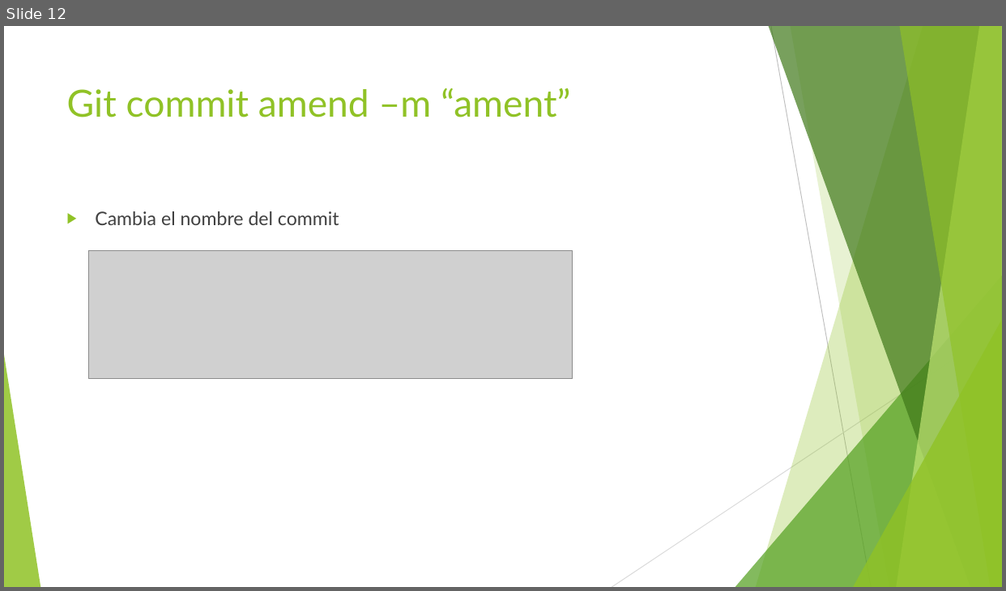
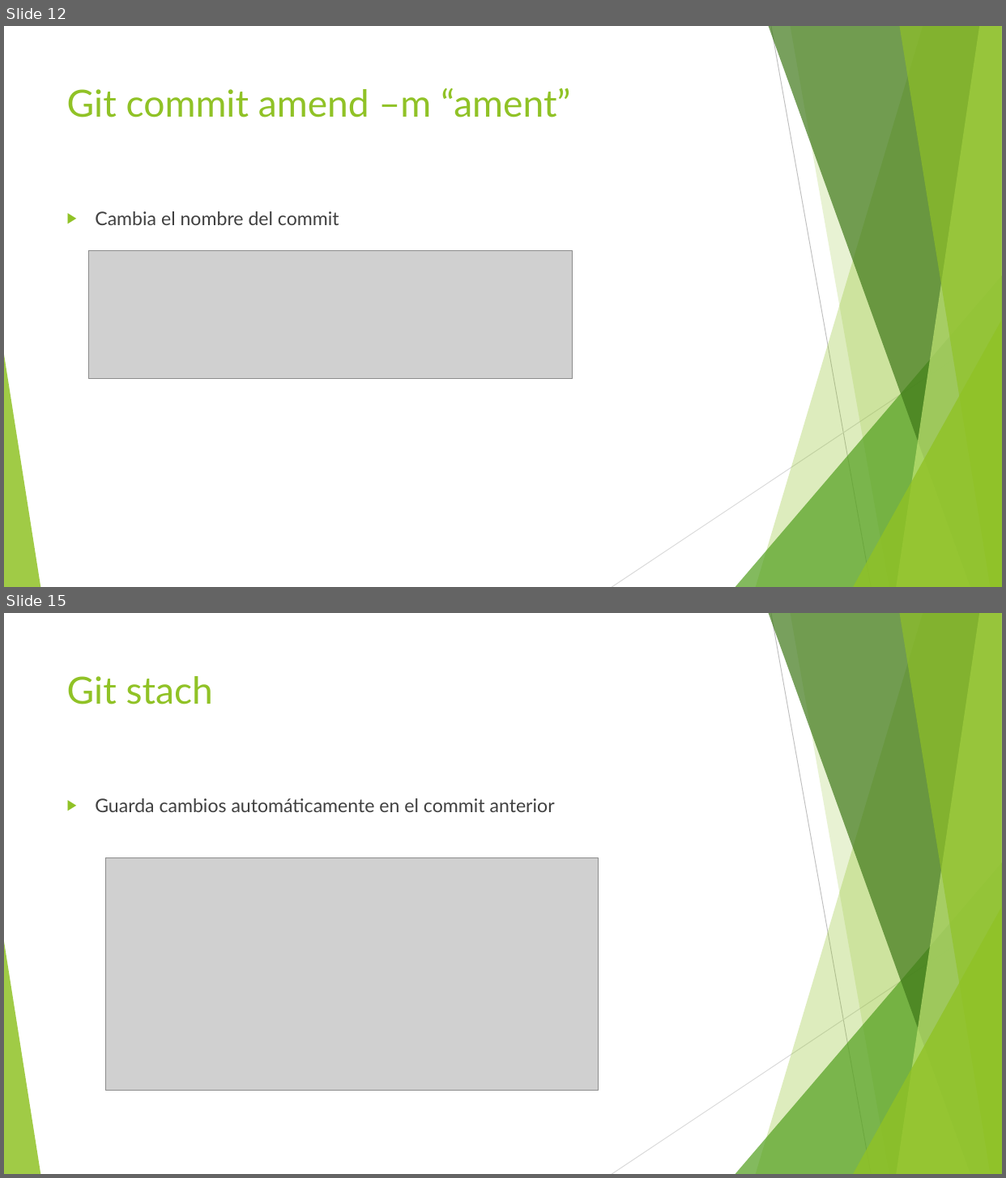
Before and after one commit to Benjamin98100/Benja-Activity21062022, a slide deck: Practica Git y GitHub.pptx. Shown one above the other, each under a label of ours: slide 12 before the commit, slides 12 and 15 after it; the slides between them are not shown. The pictures are 1006x591 and 1006x1178 pixels, drawn with LibreOffice and Linux fonts; fonts in the diff are those of the drawing; grey boxes stand for pictures. Boxes give left, top, right and bottom in pixels: in the first picture for what was removed or moved away, otherwise in the second. Text is boxed around its words. In the diff, an @@ line names an element or a change of style, - is before the commit and + after.

```diff
--- a/Practica Git y GitHub.pptx
+++ b/Practica Git y GitHub.pptx
@@ slide 15 added at box(4, 613, 1002, 1174), background #FFFFFF; not listed: 10 template elements that a slide beside it also shows @@
@@ title added at box(67, 676, 213, 705), 36 pt, text #90C226 @@
+Git stach
@@ text added at box(95, 798, 555, 812), 18 pt, text #404040 @@
+▶ Guarda cambios automáticamente en el commit anterior
@@ picture added at box(106, 858, 599, 1090) @@
```
Also in this commit, not shown: 5 other slides added, 1 slide removed.
